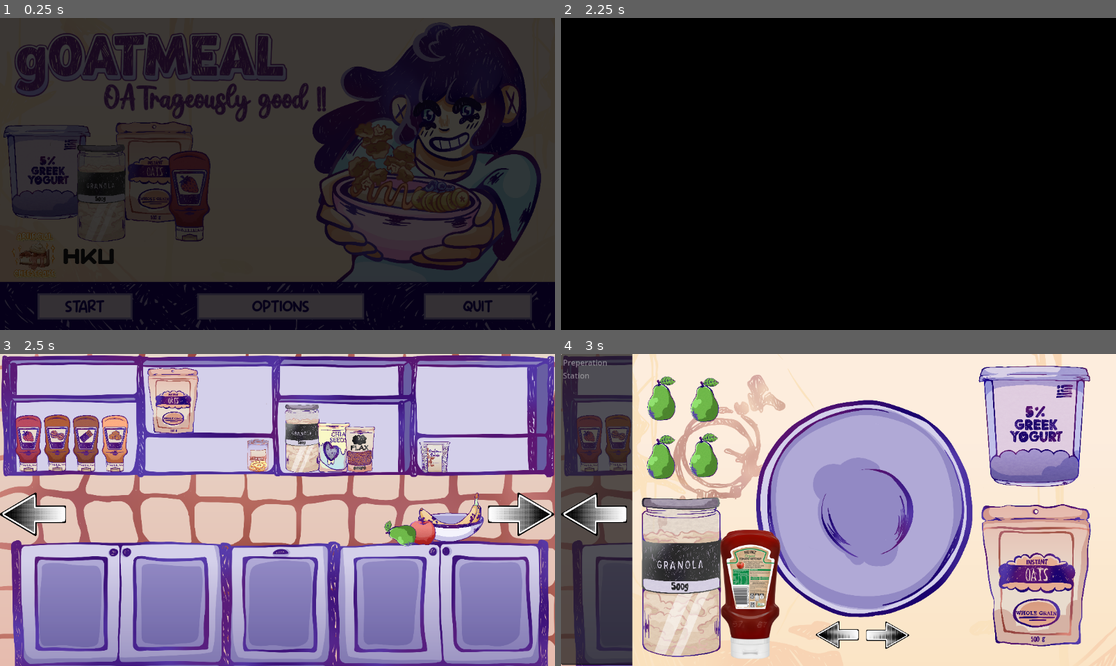
Above: before the commit, frames 1-4 (two rows, left to right).
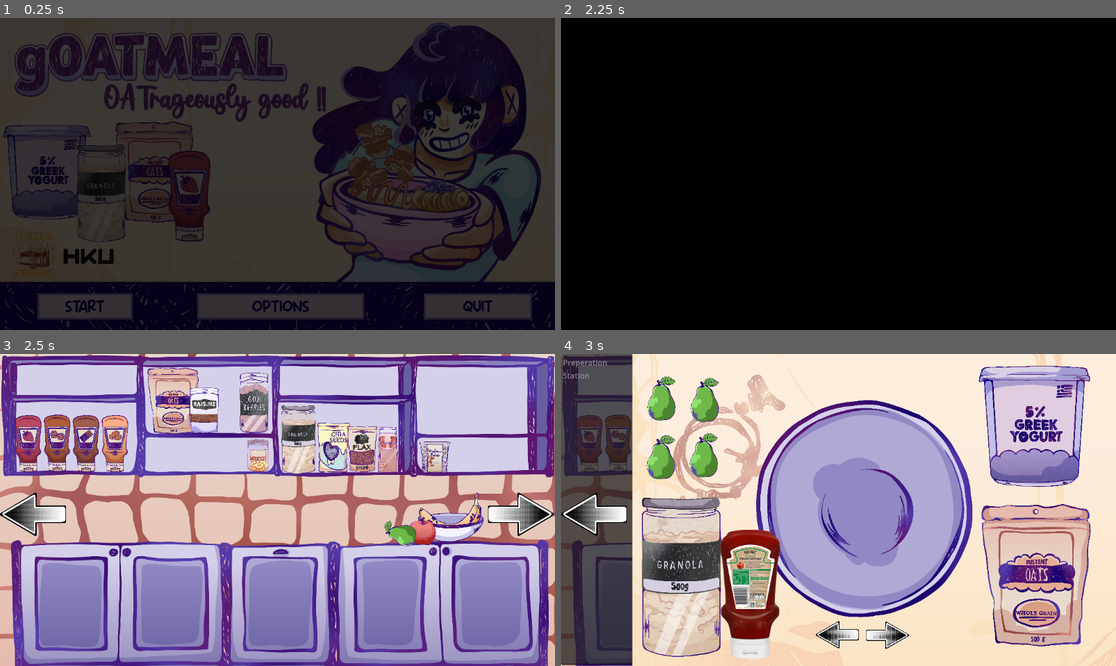
Above: after the commit, the same moments.

Repository: authenticBloodshed/gOATmeal
Game: Godot game, scene res://MainMenu.tscn
Same seed, same stepped clock (60 frames per second), same inputs: the game is played once before the commit and once after it.
Inputs (mouse positions are in pixels of both pictures, inside the frame that each line leads up to):
- Up to frame 1 (0.25 s): no input
- Up to frame 2 (2.25 s): click "START" at 0.5 s; click "START" at 1.25 s; click "START" at 2 s
- Up to frame 3 (2.5 s): no input
- Up to frame 4 (3 s): click (1082, 516) at 2.75 s

Frames 1-2 are identical in both runs. In frame 3, 3.1% of the frame differs, in the area x 34-72%, y 6-39%; in frame 4, nothing differs.

Commit message:
Added dry fruits to the game

Diff:
--- a/Fridge.tscn
+++ b/Fridge.tscn
@@ -13,6 +13,7 @@
 [ext_resource type="Texture2D" uid="uid://l3xnpqncukxc" path="res://blueberrybowl.png" id="11_nxl8v"]
 [ext_resource type="Texture2D" uid="uid://dtw7slxs30c4t" path="res://raspberries.png" id="12_dm2xr"]
 [ext_resource type="Texture2D" uid="uid://bhs0s85qej7co" path="res://blackberries.png" id="13_ak7mk"]
+[ext_resource type="Texture2D" uid="uid://ydd5ieg8td5r" path="res://dates.png" id="13_qff86"]
 [ext_resource type="Texture2D" uid="uid://cuol0pkfuktu2" path="res://greenkiwi.png" id="14_bl64l"]
 [ext_resource type="Texture2D" uid="uid://coaf1o7jwjff4" path="res://goldenkiwi.png" id="15_rrvai"]
 [ext_resource type="Texture2D" uid="uid://cwg6e2n2a0l44" path="res://peach.png" id="16_xnjvc"]
@@ -115,6 +116,18 @@
 [node name="CollisionShape2D" parent="Raspberries" index="1"]
 position = Vector2(893.5, -163.5)
 
+[node name="Dates" parent="." instance=ExtResource("9_mqeoq")]
+position = Vector2(-780, 211)
+itemId = "dates"
+
+[node name="Sprite2D" parent="Dates" index="0"]
+position = Vector2(897, -149)
+scale = Vector2(0.046, 0.046)
+texture = ExtResource("13_qff86")
+
+[node name="CollisionShape2D" parent="Dates" index="1"]
+position = Vector2(897, -153)
+
 [node name="Blackberries" parent="." instance=ExtResource("9_mqeoq")]
 position = Vector2(-717, 578)
 itemId = "blackberry"
@@ -209,6 +222,7 @@
 [editable path="Strawberries"]
 [editable path="Blueberries"]
 [editable path="Raspberries"]
+[editable path="Dates"]
 [editable path="Blackberries"]
 [editable path="Greenkiwi"]
 [editable path="Goldenkiwi"]
--- a/game.tscn
+++ b/game.tscn
@@ -27,8 +27,11 @@
 [ext_resource type="Texture2D" uid="uid://d3tm05tra0x64" path="res://caramelsauce.png" id="15_yl3aa"]
 [ext_resource type="Texture2D" uid="uid://cl4ane2t12qu2" path="res://Granola.png" id="16_mqdtn"]
 [ext_resource type="Texture2D" uid="uid://ba47p4y5pemp8" path="res://Oatmeal.png" id="17_1x84r"]
+[ext_resource type="Texture2D" uid="uid://cauckmkv6iib4" path="res://raisins.png" id="18_3bf56"]
 [ext_resource type="Texture2D" uid="uid://727evmauyd7r" path="res://pineapple.png" id="18_3oxwk"]
 [ext_resource type="Texture2D" uid="uid://bm4ma2yhmahx2" path="res://KitchenCounter.png" id="18_ys6ic"]
+[ext_resource type="Texture2D" uid="uid://ci7g57k4bb7xt" path="res://cranberries.png" id="19_0fk1j"]
+[ext_resource type="Texture2D" uid="uid://ufa7bshh1xwv" path="res://gojiberriesjar.png" id="20_8lpqa"]
 [ext_resource type="PackedScene" uid="uid://dvueuso1kqybe" path="res://Fridge.tscn" id="24_5s72y"]
 [ext_resource type="Texture2D" uid="uid://bvjcl7bq1qeyo" path="res://finalbreakfast.png" id="24_edftf"]
 [ext_resource type="PackedScene" uid="uid://bn7l7abptit80" path="res://PrepStation.tscn" id="24_s7fva"]
@@ -52,7 +55,7 @@
 texture = ExtResource("10_sldwx")
 
 [node name="Granola" type="Sprite2D" parent="KitchenStuff"]
-position = Vector2(628, 177)
+position = Vector2(620, 179)
 scale = Vector2(0.075, 0.075)
 texture = ExtResource("16_mqdtn")
 
@@ -152,7 +155,7 @@
 position = Vector2(105.5, -32.5)
 
 [node name="FlaxSeeds" parent="KitchenStuff" instance=ExtResource("28_aug4q")]
-position = Vector2(431, 231)
+position = Vector2(436, 230)
 itemId = "flax"
 
 [node name="Sprite2D" parent="KitchenStuff/FlaxSeeds" index="0"]
@@ -162,6 +165,42 @@
 
 [node name="CollisionShape2D" parent="KitchenStuff/FlaxSeeds" index="1"]
 position = Vector2(317, -36)
+
+[node name="Raisins" parent="KitchenStuff" instance=ExtResource("28_aug4q")]
+position = Vector2(107, 150)
+itemId = "raisins"
+
+[node name="Sprite2D" parent="KitchenStuff/Raisins" index="0"]
+position = Vector2(316.25, -32.75)
+scale = Vector2(0.04825, 0.04825)
+texture = ExtResource("18_3bf56")
+
+[node name="CollisionShape2D" parent="KitchenStuff/Raisins" index="1"]
+position = Vector2(317, -36)
+
+[node name="CRanberries" parent="KitchenStuff" instance=ExtResource("28_aug4q")]
+position = Vector2(489, 232)
+itemId = "cranberry"
+
+[node name="Sprite2D" parent="KitchenStuff/CRanberries" index="0"]
+position = Vector2(316.25, -32.75)
+scale = Vector2(0.04825, 0.04825)
+texture = ExtResource("19_0fk1j")
+
+[node name="CollisionShape2D" parent="KitchenStuff/CRanberries" index="1"]
+position = Vector2(317, -36)
+
+[node name="Gojiberries" parent="KitchenStuff" instance=ExtResource("28_aug4q")]
+position = Vector2(208, 151)
+itemId = "goji"
+
+[node name="Sprite2D" parent="KitchenStuff/Gojiberries" index="0"]
+position = Vector2(319, -49)
+scale = Vector2(0.066, 0.066)
+texture = ExtResource("20_8lpqa")
+
+[node name="CollisionShape2D" parent="KitchenStuff/Gojiberries" index="1"]
+position = Vector2(320, -45)
 
 [node name="Pineapple" parent="KitchenStuff" instance=ExtResource("28_aug4q")]
 position = Vector2(489, 230)
@@ -297,4 +336,7 @@
 [editable path="KitchenStuff/Chiaseeds"]
 [editable path="KitchenStuff/SunflowerSeeds"]
 [editable path="KitchenStuff/FlaxSeeds"]
+[editable path="KitchenStuff/Raisins"]
+[editable path="KitchenStuff/CRanberries"]
+[editable path="KitchenStuff/Gojiberries"]
 [editable path="KitchenStuff/Pineapple"]
Not shown: 1 places in Fridge.tscn that only renumber resources
Binary file added: cranberries.png
Not shown, added: cranberries.png.import
Binary file added: dates.png
Not shown, added: dates.png.import
Not shown: 1 places in game.tscn that only renumber resources
Binary file added: raisins.png
Not shown, added: raisins.png.import
